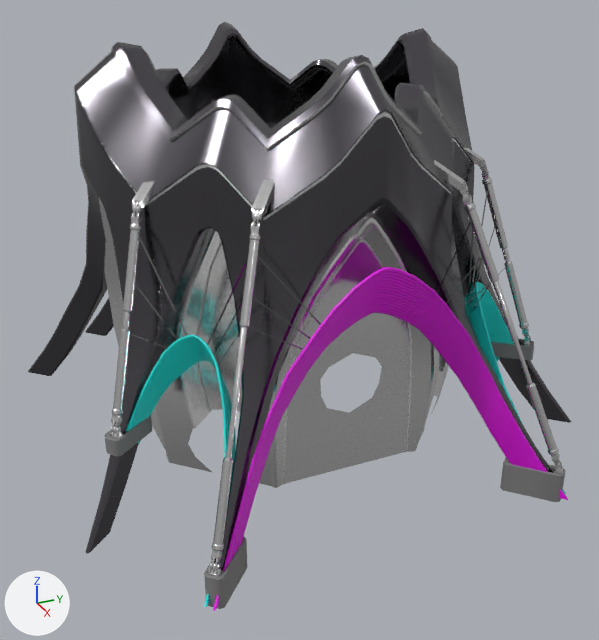
One commit to the FBX model Assets/Art_Assets/Environment/Tower/Tower_U4.fbx: the scene before it, then after it.
The view is the same before and after, from a 50 mm camera at (249.0, -109.0, 101.0) aimed at (7.0, 0.0, -20.0). Lighting does not change. The marker at lower left points along +X, +Y and +Z.
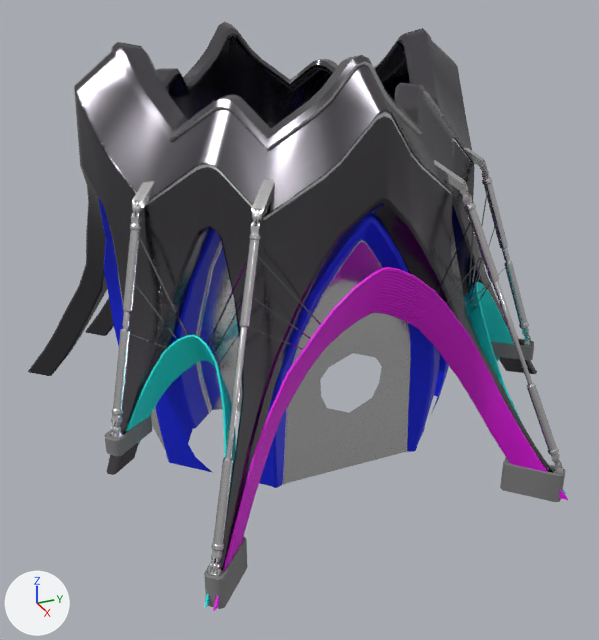
What differs and where, as boxes [x1, y1, x2, y2] in the pictures (599 x 640 px):
'Cube.035', reshaped: before [28, 22, 571, 611]; after [28, 22, 568, 611]
part 1 of me_cube_065, cut back: before [86, 452, 136, 554]; after [106, 452, 136, 475]
part 2 of me_cube_065, cut back: before [503, 366, 571, 423]; after [503, 366, 537, 374]
part 3 of me_cube_065, recoloured (grey to blue): [98, 197, 449, 488] in both
part 4 of me_cube_065, recoloured (grey to blue): [284, 239, 412, 451] in both

The change, as a diff of the scene's bpy script:
```diff
--- a/Assets/Art_Assets/Environment/Tower/Tower_U4.fbx.py
+++ b/Assets/Art_Assets/Environment/Tower/Tower_U4.fbx.py
@@ mat_bricksupports @@
+mat_bricksupports = principled_material('BrickSupports')
+mat_bricksupports.base_color = (0.0, 0.0133, 0.8)  # blue #001ee7
@@ me_cube_065 @@
 # used by ob_cube_035; location = (0.0, 0.0, 0.0)
-me_cube_065.from_pydata(...)  # 8053 vertices, 7510 faces; spans x -97.0..85.0, y -87.0..88.0, z -64.0..73.0
+me_cube_065.from_pydata(...)  # 8035 vertices, 7492 faces; spans x -97.0..85.0, y -87.0..88.0, z -64.0..73.0
+# me_cube_065 part 1
+# 18 vertices are removed from x 38.0..53.0, y -87.0..-72.0, z -58.0..-47.0
+# 18 faces are deleted
+# 9 vertices are added at x 35.0..44.0, y -77.0..-68.0, z -40.0
+# 9 new faces join them, mat_towertop (dark grey #626065)
+# me_cube_065 part 2
+# 18 vertices are removed from x 39.0..53.0, y 72.0..87.0, z -58.0..-47.0
+# 18 faces are deleted
+# 9 vertices are added at x 35.0..44.0, y 68.0..77.0, z -41.0..-40.0
+# 9 new faces join them, mat_towertop (dark grey #626065)
+# me_cube_065 part 3: 648 faces spanning x -70.0..55.0, y -62.0..63.0, z -58.0..31.0 switch from mat_towerbottom (white #ffffff) to mat_bricksupports (blue #001ee7)
+# me_cube_065 part 4: 28 faces spanning x 45.0..51.0, y -23.0..23.0, z -58.0..23.0 switch from mat_travelingemissive_001 (white #e7e7e7) to mat_bricksupports (blue #001ee7)
 me_cube_065.materials.append(mat_towertop)
```
